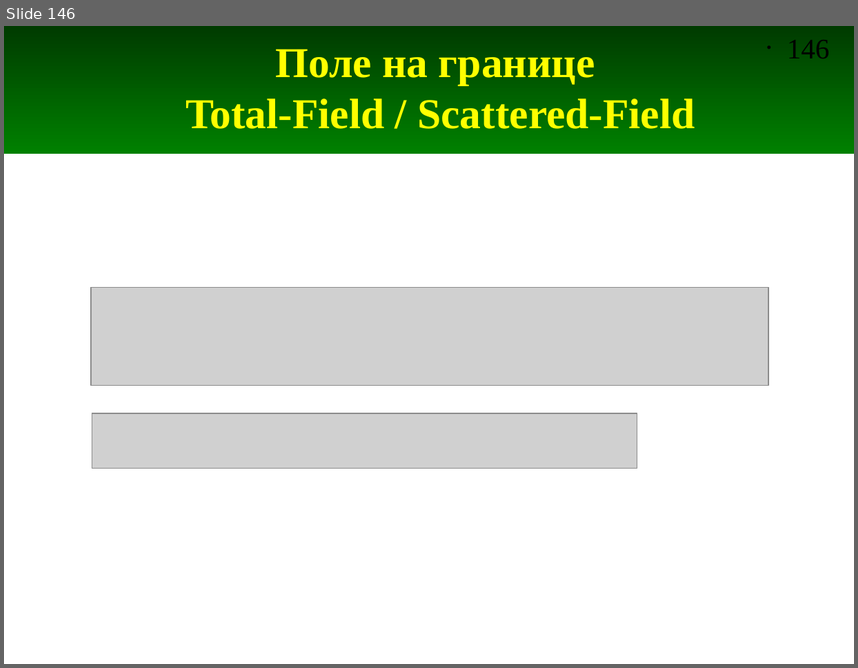
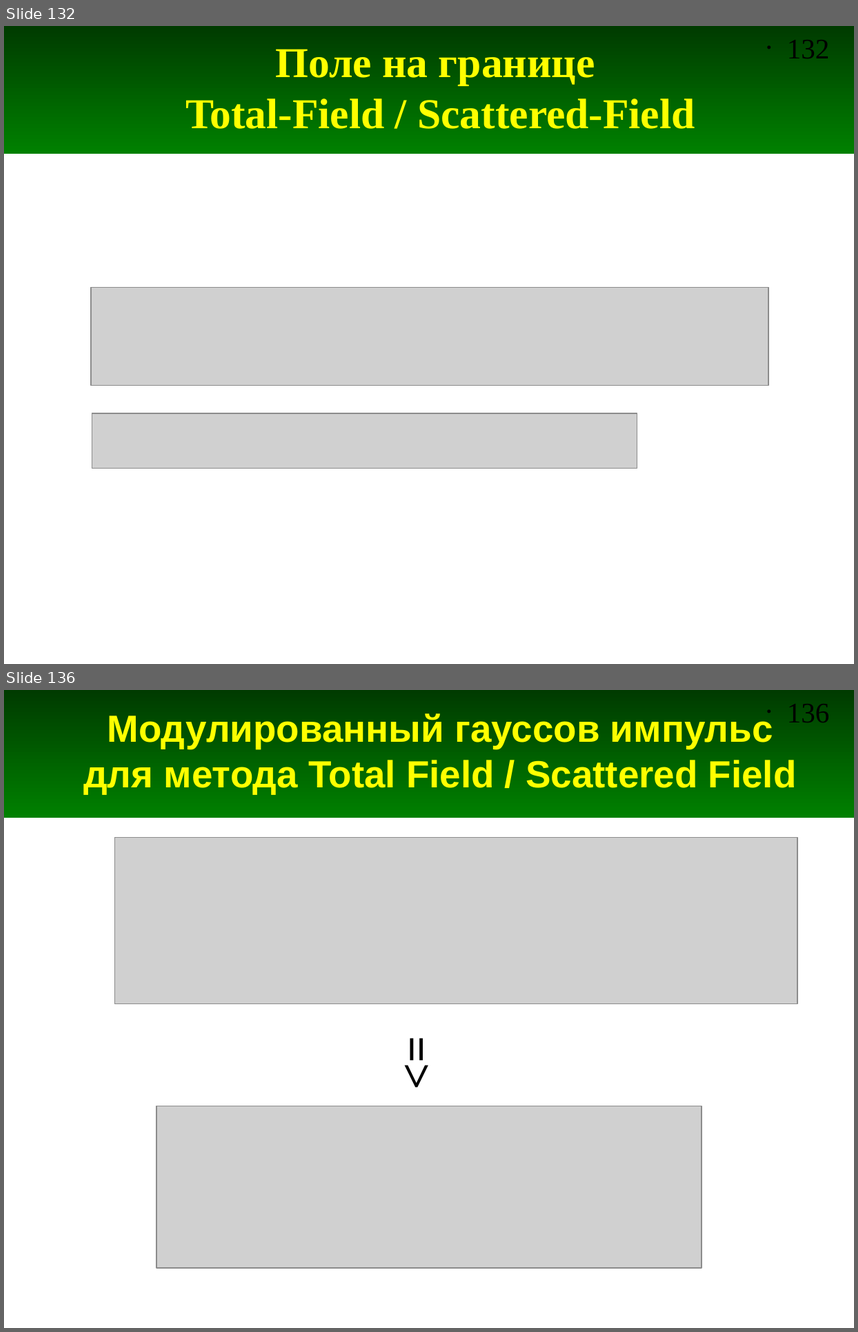
Before and after one commit to andris0147sv/modelling, a slide deck: presentations/2. FDTD.odp. Shown one above the other, each under a label of ours: slide 146 before the commit, slides 132 and 136 after it; the slides between them are not shown. The pictures are 858x668 and 858x1332 pixels, drawn with LibreOffice and Linux fonts; fonts in the diff are those of the drawing; grey boxes stand for pictures. Boxes give left, top, right and bottom in pixels: in the first picture for what was removed or moved away, otherwise in the second. Text is boxed around its words. In the diff, an @@ line names an element or a change of style, - is before the commit and + after.

Commit message:
Добавлены слайды и скрипт для использования метода TFSF с модулированным гауссовым сигналом

```diff
--- a/presentations/2. FDTD.odp
+++ b/presentations/2. FDTD.odp
@@ slide 136 added at <box>4,690,854,1328</box>, background #FFFFFF; not listed: 2 template elements that a slide beside it also shows @@
@@ title added at <box>83,712,797,794</box>, 32 pt, text #FFFF00, bold @@
+Модулированный гауссов импульс для метода Total Field / Scattered Field
@@ picture added at <box>114,837,797,1004</box> @@
@@ text added at <box>386,1029,452,1109</box>, 40 pt, text #000000, bold @@
+=>
@@ picture added at <box>156,1105,701,1268</box> @@
@@ what was slide 146 is now slide 132 @@
@@ page number at <box>787,40,830,58</box>: text changed @@
-• 146
+• 132
```
Also in this commit, not shown: 1 slide changed, 5 other slides added, 1 other file.
